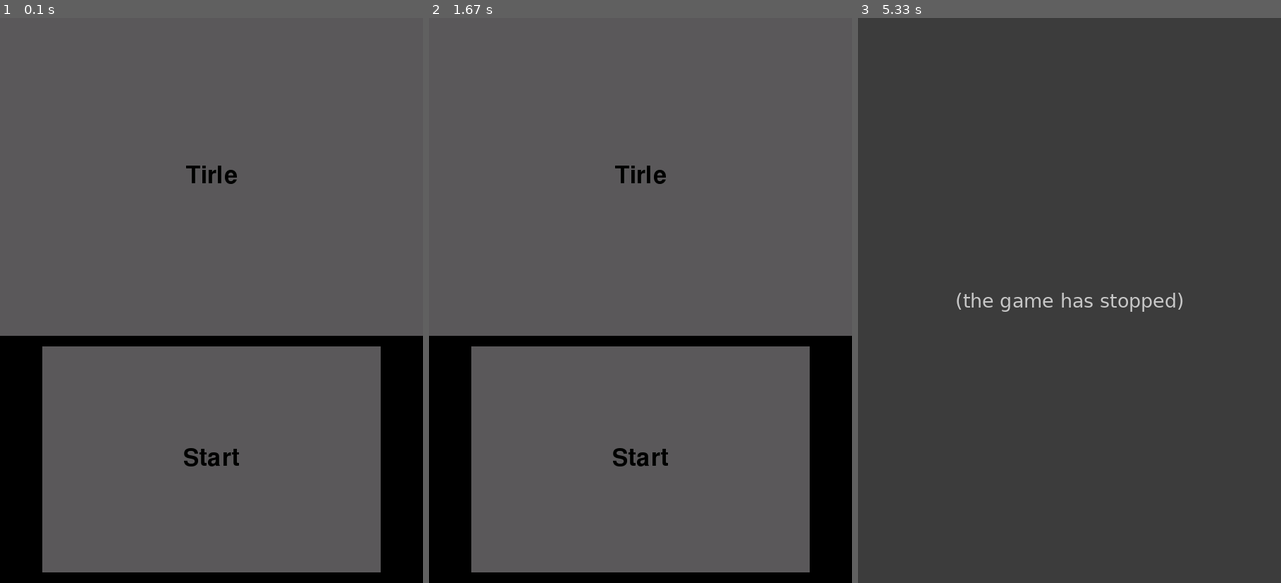
Above: before the commit, frames 1-3 (left to right).
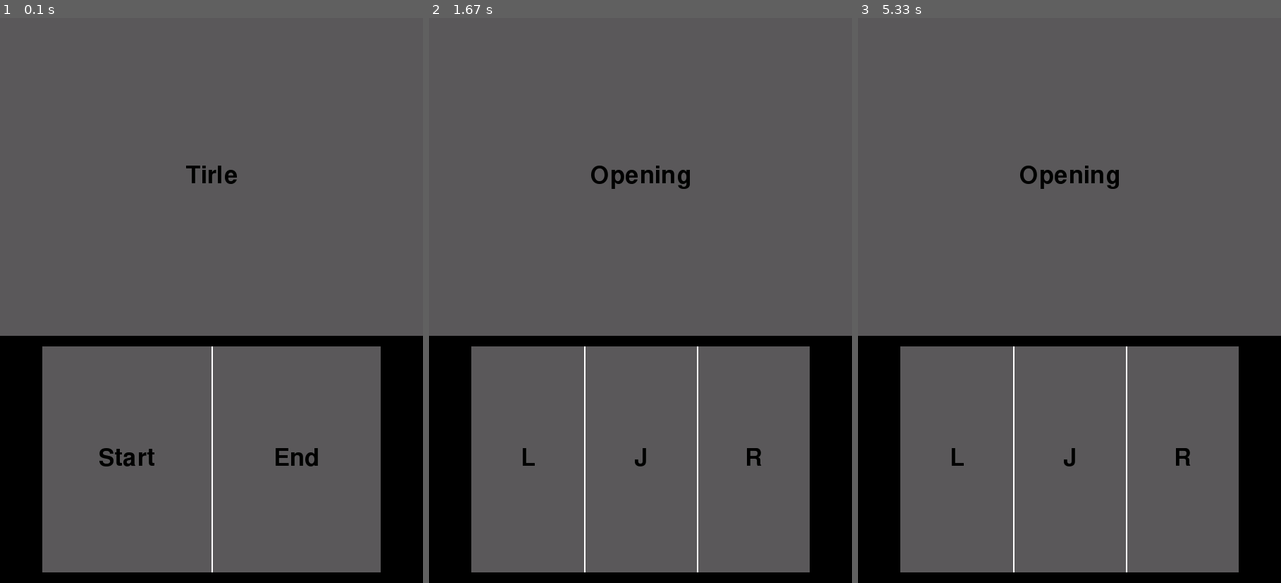
Above: after the commit, the same moments.

Repository: sota-inoue/Game
Game: pygame game, started from src/project/win_main.py
The game is run twice, just before and just after one commit, with the same random seed, the same clock (stepped at 60 frames per second) and the same inputs.
Inputs (mouse positions are in pixels of both pictures, inside the frame that each line leads up to):
- Up to frame 1 (0.1 s): no input
- Up to frame 2 (1.67 s): click (640, 458) at 0.43 s; click (509, 436) at 1.3 s
- Up to frame 3 (5.33 s): no input

The runs differ from the first frame. In frame 1, 0.7% of the frame differs, in the area x 23-76%, y 58-99%; in frame 2, 1.0%; in frame 3, 100%, in the area x 0-100%, y 0-100%.
Before the commit the program exited at 5 s; later frames show no game.

Commit message:
タイトル画面でコントロールの左側の入力でオープニング、右側の入力でゲームの終了

Diff:
--- a/src/project/Screen/Touch.py
+++ b/src/project/Screen/Touch.py
@@ -46,8 +46,12 @@
 
 
     def draw_Start(self):
-        # 画面の中心にStartの文字列を描画
-        self.DrawText("Start", self.WIDTH//2, self.HEIGHT//2)
+        # 画面の左側にStartの文字列を描画
+        self.DrawText("Start", self.WIDTH//4, self.HEIGHT//2)
+        # 画面の左側にEndの文字列を描画
+        self.DrawText("End", self.WIDTH*3//4, self.HEIGHT//2)
+        # 線の描画
+        pygame.draw.line(self.surface, self.LINE_COLOR, (self.WIDTH//2, 0), (self.WIDTH//2, self.HEIGHT), self.LINE_WIDTH)
 
     def draw_Controller(self):
         #文字の描画
--- a/src/project/System/App.py
+++ b/src/project/System/App.py
@@ -2,8 +2,8 @@
 import time
 from enum import Enum
 
-from Screen.Touch import TouchDisplay
-from Screen.Display import GameDisplay, Command
+from Screen.Touch import TouchDisplay, TouchScene
+from Screen.Display import GameDisplay, Command, GameScene
 from System.fb import FbManager
 from System.input import TouchInput
 
@@ -58,54 +58,60 @@
         # タッチパネルの表示位置の頂点座標
         self.TOUCH_SCREEN_TOP_X = (self.SCREEN_WIDTH - self.touch.WIDTH) // 2
         self.TOUCH_SCREEN_TOP_Y = self.SCREEN_HEIGHT - self.touch.HEIGHT - 15
+
         # フレームカウンタ
         self.count = 0
+
+        # ゲームの状態
+        self.state = GameState.TITLE
 
         # タッチ入力情報
         self.is_touching = False
         self.input_x = 0
         self.input_y = 0
+
+        # メインループを継続するためのフラグ
+        self.running = True
+
         # メインループ開始
         self.run()
 
     def run(self):
         """
         メインループ
-        入力取得 → コマンド判定 → ゲーム更新 → 描画
+        入力取得 → ゲーム更新 → 描画
         を繰り返す
         """
-        while self.count < 50:
+        while self.running:
+
             # 入力取得
             self.get_event()
-            # 入力からコマンドを決定
-            command = self.get_command()
+
             # ゲーム更新
-            #self.game.update(command)
-            # 描画
+            self.update()
+
+            # 描画処理
             self.draw()
+
             # フレーム数を更新
             self.count += 1
+
             # FPS調整
             time.sleep(1 / self.FPS)
+
         # 終了処理
         self.close()
 
-    def get_command(self):
-        """
-        入力座標からコマンドを決定する
-        """
-
-        # タッチされていない場合
-        if not self.is_touching:
-            return Command.STAY
-
-        if 0 <= self.input_x < self.touch.WIDTH // 3:
-            return Command.LEFT
-        elif self.touch.WIDTH // 3 <= self.input_x < self.touch.WIDTH * 2 // 3:
-            return Command.JUMP
-        elif self.touch.WIDTH * 2 // 3 <= self.input_x <= self.touch.WIDTH:
-            return Command.RIGHT
-        return Command.STAY
+    def update(self):
+        if self.state == GameState.TITLE and self.is_touching == True:
+            if self.input_x < self.touch.WIDTH //2 :
+                self.state = GameState.OP
+                self.game.set_state(GameScene.OP)
+                self.touch.set_state(TouchScene.CONTROLLER)
+            elif self.input_x > self.touch.WIDTH //2 :
+                self.running = False
+
+
 
     def get_event(self):
         """
@@ -117,14 +123,17 @@
         self.is_touching = False
         self.input_x = 0
         self.input_y = 0
+
         # Raspberry Piモードでのタッチ座標の取得
         if self.mode:
             # タッチデバイスの現在の入力座上を更新
             self.input_device.update()
+
              # タッチ状態取得
             self.is_touching = self.input_device.touch_down
             self.input_x = self.input_device.x
             self.input_y = self.input_device.y
+
         # Windowsモードでのタッチ座標の取得
         else:
             # pygameイベント取得
@@ -137,18 +146,36 @@
                 # マウスクリックの場合の処理(仕様でマウスクリックをタッチ入力として拾ってくれ、Windows上でのデバックも楽なため)
                 if event.type == pygame.MOUSEBUTTONDOWN:
                     x, y = event.pos
-                     # タッチパネル内をクリックしたか判定
+                     # タッチパネル内をクリックしたかどうかを判定
                     if (self.TOUCH_SCREEN_TOP_X <= x <= self.TOUCH_SCREEN_TOP_X + self.touch.WIDTH
                         and self.TOUCH_SCREEN_TOP_Y <= y <= self.TOUCH_SCREEN_TOP_Y + self.touch.HEIGHT):
 
+                        # タッチ状態取得し、タッチパネル内座標へ変換
                         self.is_touching = True
-                        # タッチパネル内座標へ変換
                         self.input_x = x - self.TOUCH_SCREEN_TOP_X
                         self.input_y = y - self.TOUCH_SCREEN_TOP_Y
 
+
+    def get_command(self):
+        """
+        入力座標からコマンドを決定する
+        """
+        # タッチされていない場合
+        if not self.is_touching:
+            return Command.STAY
+
+        if 0 <= self.input_x < self.touch.WIDTH // 3:
+            return Command.LEFT
+        elif self.touch.WIDTH // 3 <= self.input_x < self.touch.WIDTH * 2 // 3:
+            return Command.JUMP
+        elif self.touch.WIDTH * 2 // 3 <= self.input_x <= self.touch.WIDTH:
+            return Command.RIGHT
+        return Command.STAY
+
+
     def draw(self):
         """
-        ゲーム画面とタッチパネルを描画する
+        ゲーム画面とタッチパネルを出力先に描画する
         """
         # タッチパネル描画
         self.touch.draw()
@@ -175,7 +202,6 @@
         """
         終了処理
         """
-
         # ラズパイではフレームバッファを閉じる
         if self.mode:
             self.fb.close()
